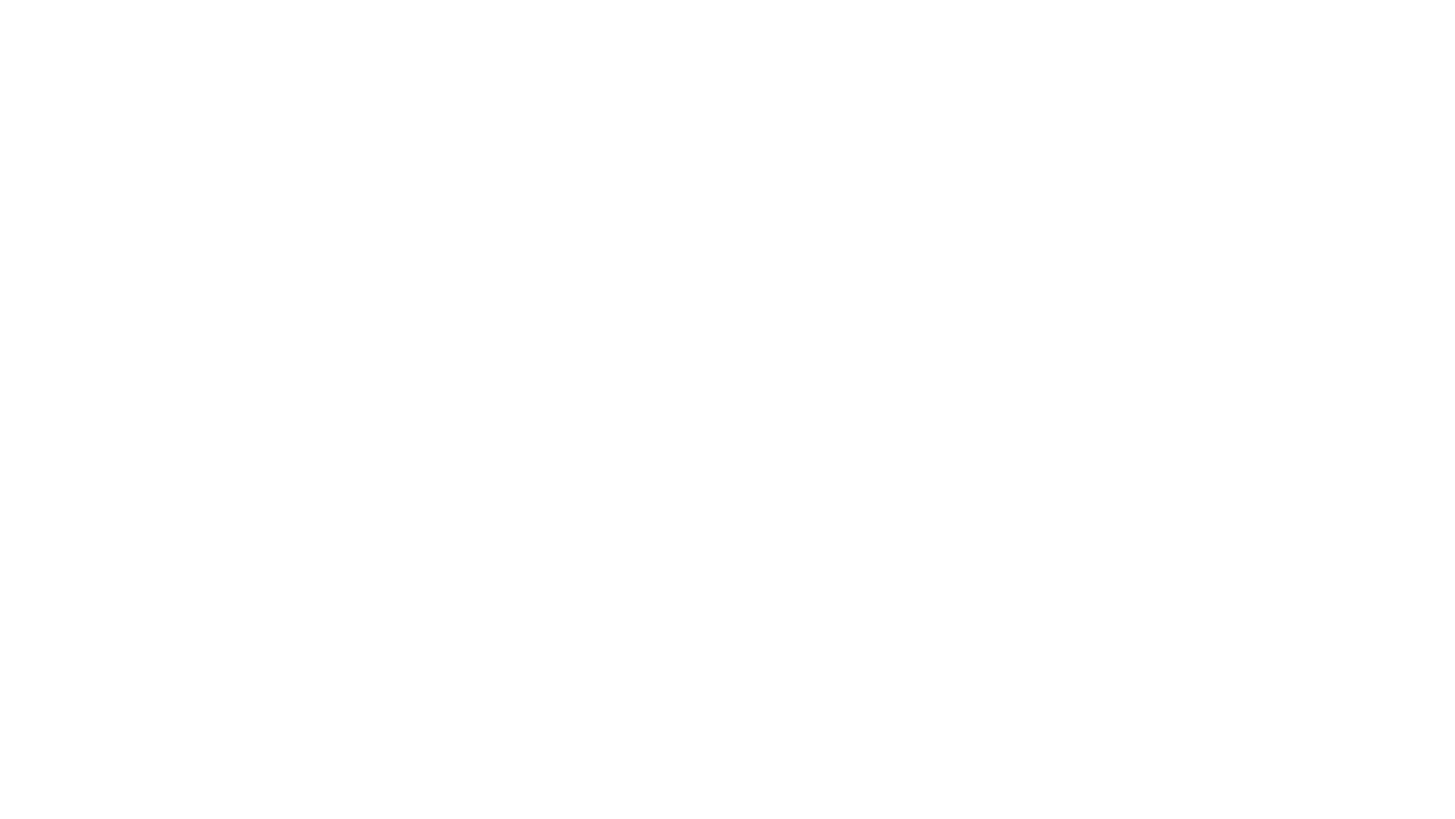
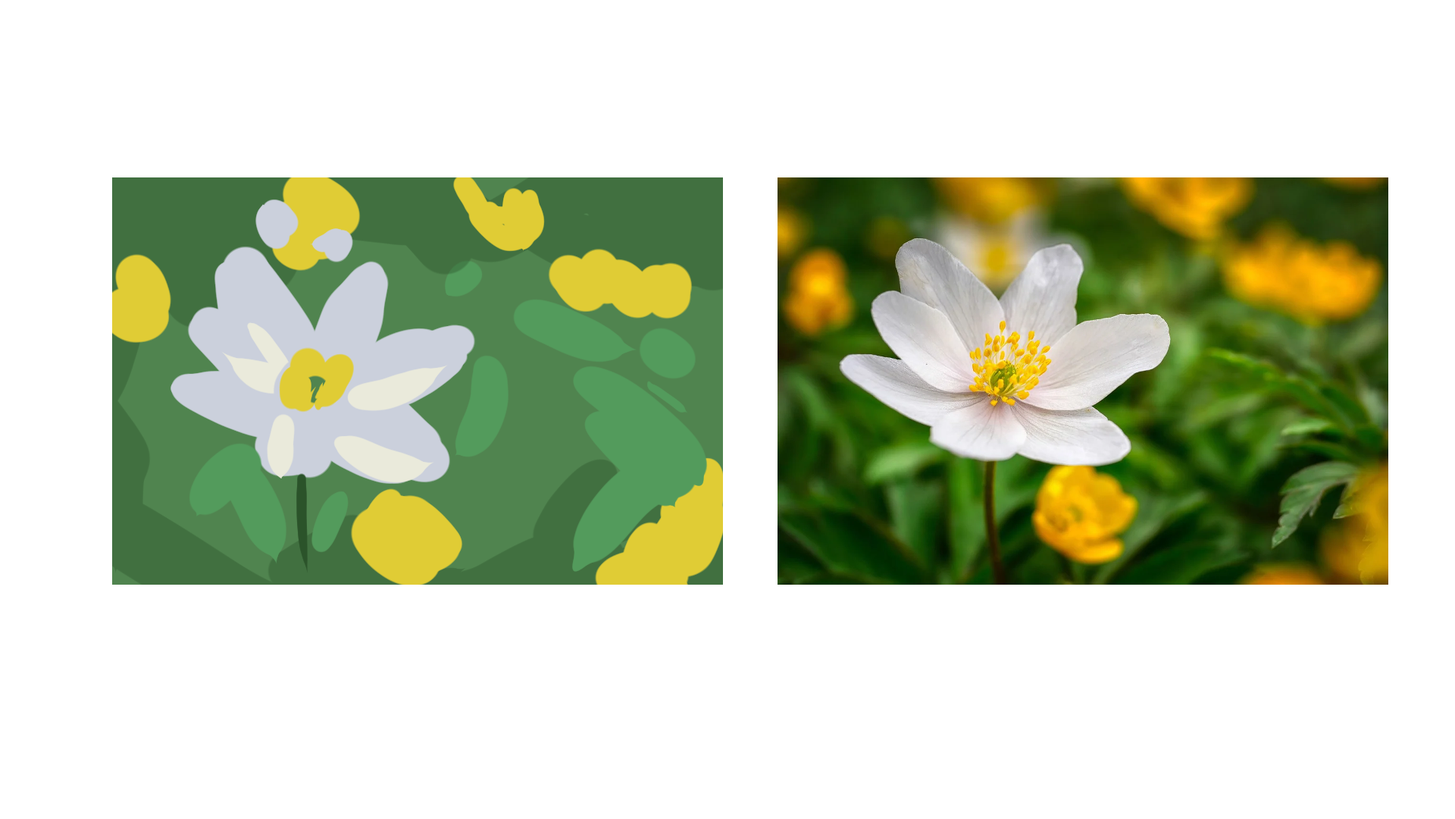
Before/after of a w=1455, h=819 layered artwork. What changed in the layer stack:
added layer "reference" above "highlights" over <box>777,177,1389,585</box>
added layer "highlights" above "midground" over <box>221,322,448,483</box>
added layer "midground" above "background" over <box>112,177,724,585</box>
added layer "background" above "Paper" over <box>112,177,724,585</box>
